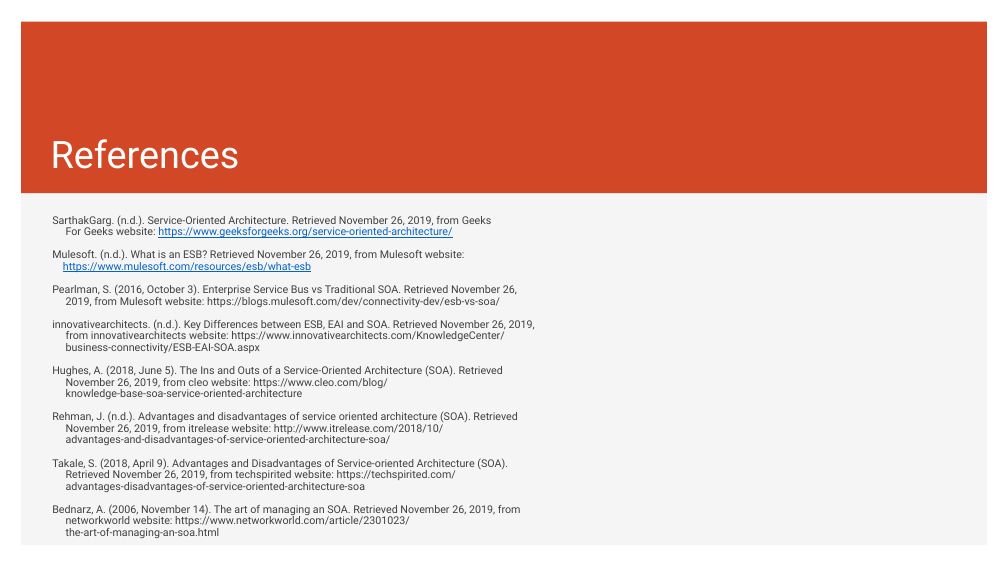
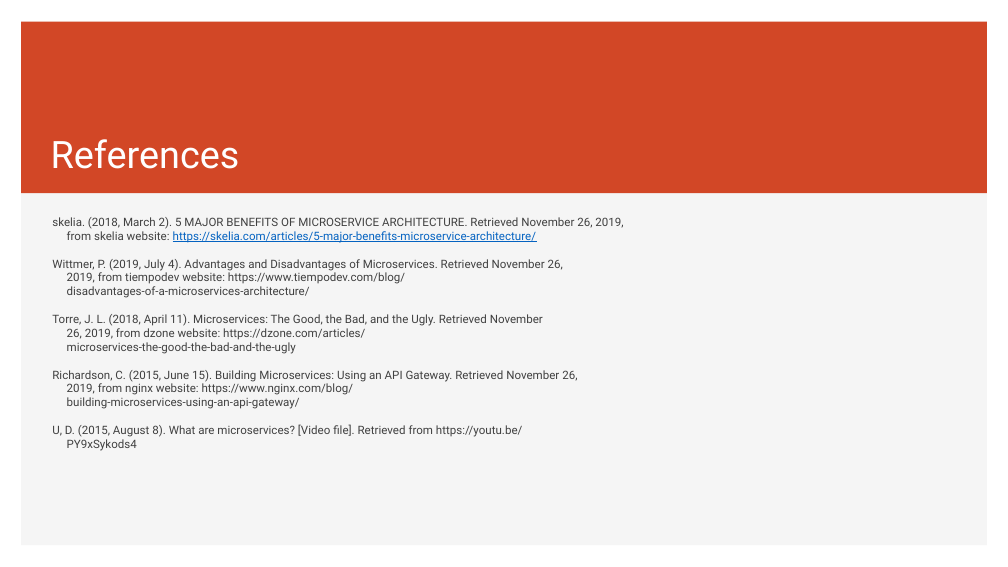
Before and after one commit to erniephillips/erniephillips.github.io, a slide deck: slide 10 of restful-api-presentations/phillips-presentation-week-8.pptx. Drawn at 1008x567 pixels with LibreOffice and Linux fonts; fonts in the diff are those of the drawing. Boxes give left, top, right and bottom in pixels: in the first picture for what was removed or moved away, otherwise in the second. Text is boxed around its words. In the diff, an @@ line names an element or a change of style, - is before the commit and + after.

```diff
--- a/restful-api-presentations/phillips-presentation-week-8.pptx
+++ b/restful-api-presentations/phillips-presentation-week-8.pptx
@@ text at [52,217,623,451]: text changed; size 10.2 to 11 pt @@
-SarthakGarg. (n.d.). Service-Oriented Architecture. Retrieved November 26, 2019, from Geeks
-For Geeks website: https://www.geeksforgeeks.org/service-oriented-architecture/
-Mulesoft. (n.d.). What is an ESB? Retrieved November 26, 2019, from Mulesoft website:
-https://www.mulesoft.com/resources/esb/what-esb
-Pearlman, S. (2016, October 3). Enterprise Service Bus vs Traditional SOA. Retrieved November 26,
-2019, from Mulesoft website: https://blogs.mulesoft.com/dev/connectivity-dev/esb-vs-soa/
-innovativearchitects. (n.d.). Key Differences between ESB, EAI and SOA. Retrieved November 26, 2019,
-from innovativearchitects website: https://www.innovativearchitects.com/KnowledgeCenter/
-business-connectivity/ESB-EAI-SOA.aspx
-Hughes, A. (2018, June 5). The Ins and Outs of a Service-Oriented Architecture (SOA). Retrieved
-November 26, 2019, from cleo website: https://www.cleo.com/blog/
-knowledge-base-soa-service-oriented-architecture
-Rehman, J. (n.d.). Advantages and disadvantages of service oriented architecture (SOA). Retrieved
-November 26, 2019, from itrelease website: http://www.itrelease.com/2018/10/
-advantages-and-disadvantages-of-service-oriented-architecture-soa/
-Takale, S. (2018, April 9). Advantages and Disadvantages of Service-oriented Architecture (SOA).
-Retrieved November 26, 2019, from techspirited website: https://techspirited.com/
-advantages-disadvantages-of-service-oriented-architecture-soa
-Bednarz, A. (2006, November 14). The art of managing an SOA. Retrieved November 26, 2019, from
-networkworld website: https://www.networkworld.com/article/2301023/
-the-art-of-managing-an-soa.html
+skelia. (2018, March 2). 5 MAJOR BENEFITS OF MICROSERVICE ARCHITECTURE. Retrieved November 26, 2019,
+from skelia website: https://skelia.com/articles/5-major-benefits-microservice-architecture/
+Wittmer, P. (2019, July 4). Advantages and Disadvantages of Microservices. Retrieved November 26,
+2019, from tiempodev website: https://www.tiempodev.com/blog/
+disadvantages-of-a-microservices-architecture/
+Torre, J. L. (2018, April 11). Microservices: The Good, the Bad, and the Ugly. Retrieved November
+26, 2019, from dzone website: https://dzone.com/articles/
+microservices-the-good-the-bad-and-the-ugly
+Richardson, C. (2015, June 15). Building Microservices: Using an API Gateway. Retrieved November 26,
+2019, from nginx website: https://www.nginx.com/blog/
+building-microservices-using-an-api-gateway/
+U, D. (2015, August 8). What are microservices? [Video file]. Retrieved from https://youtu.be/
+PY9xSykods4
```
Also in this commit, not shown: 6 other slides changed, 2 slides added, 2 slides removed, 2 other files.
